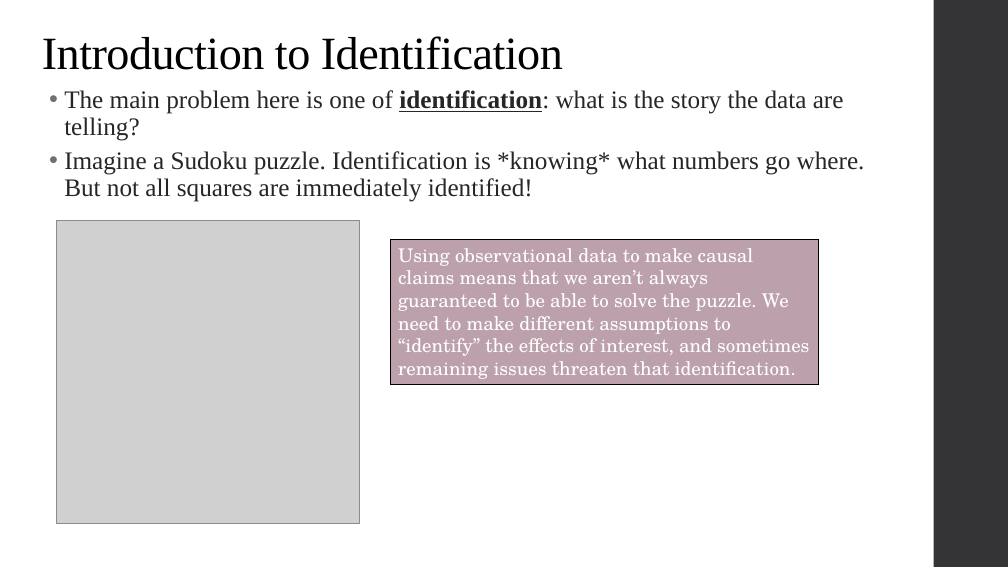
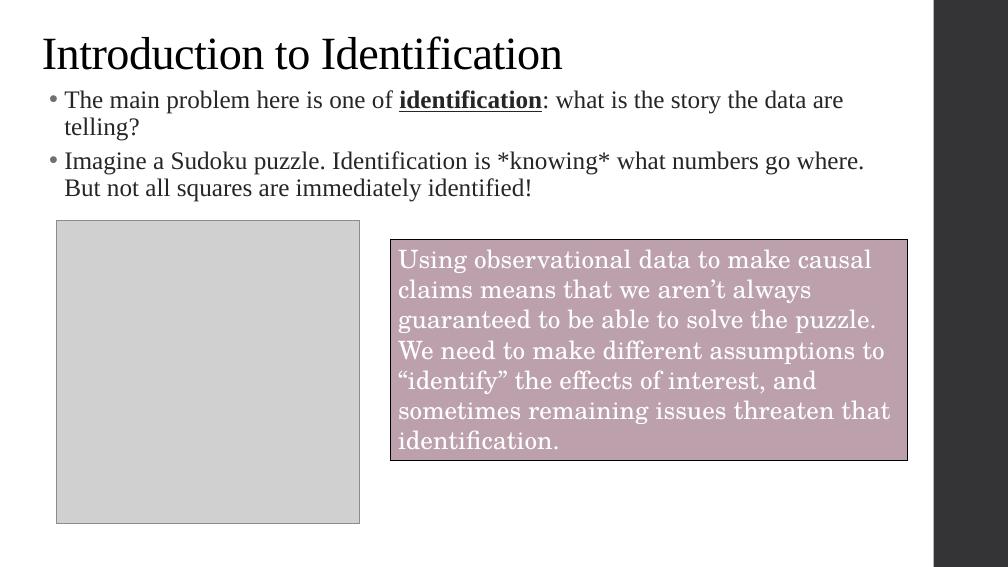
Before and after one commit to alex-hoagland/HAD5744, a slide deck: slide 59 of Lecture01_Introduction/Lecture1_Frameworks.pptx (slide 54 before the commit). Drawn at 1008x567 pixels with LibreOffice and Linux fonts; fonts in the diff are those of the drawing; grey boxes stand for pictures. Boxes give left, top, right and bottom in pixels: in the first picture for what was removed or moved away, otherwise in the second. Text is boxed around its words. In the diff, an @@ line names an element or a change of style, - is before the commit and + after.

```diff
--- a/Lecture01_Introduction/Lecture1_Frameworks.pptx
+++ b/Lecture01_Introduction/Lecture1_Frameworks.pptx
@@ rectangle "Using observational data to make ..." resized from (x1=391, y1=240, x2=820, y2=385) to (x1=391, y1=240, x2=907, y2=461) @@
@@ rectangle "Using observational data to make ..." at (x1=391, y1=240, x2=907, y2=461): size 18 to 24 pt @@
```
Also in this commit, not shown: 14 other slides changed, 9 slides added, 4 slides removed, 1 other file.
